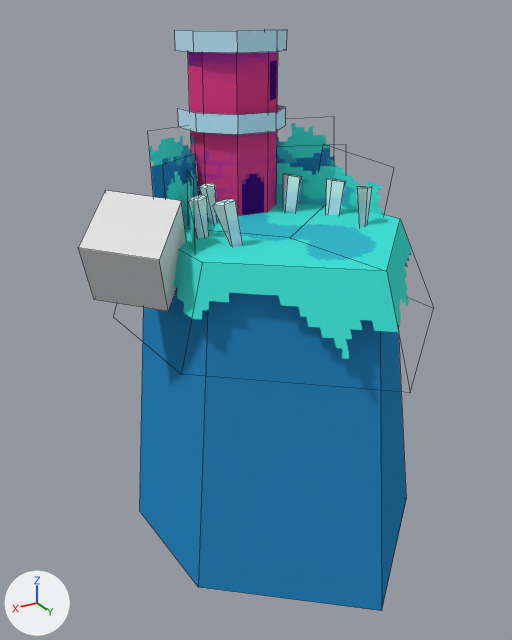
What one commit did to the Blender file assets/mod_lighthouse.blend.
Both versions are drawn from a 50 mm camera at (5.83, 8.81, 2.96) aimed at (0.73, 0.32, -1.28). The lights are fixed; the arrows at lower left show +X, +Y and +Z. Mesh edges are drawn as thin lines.

In view in the first picture: 'Cube', 'land'.
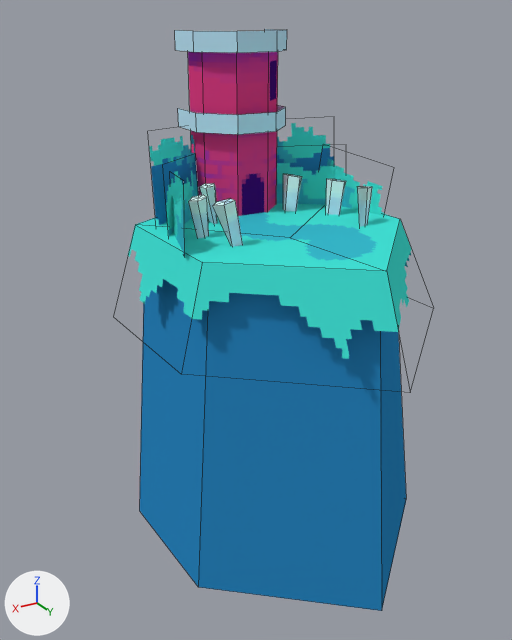
Edits to the scene script, one JSON object a line:
```json
{"block": "me_land_001", "where": "me_land_001.from_pydata(...)  # 154 vertices, 110 faces; spans x -2.21..2.41, y -5.3..2.75, z -3.01..2.16"}
{"block": "me_land_001", "where": "# used by ob_land; location = (0.0, 0.0, 0.0); rotation_euler = (1.571, 0.0, 0.0), in degrees (90, 0, 0)"}
{"block": "me_land_001", "change": "me_land_001 part 1"}
{"op": "set", "path": "me_land_001.vertices[30].co", "old": "(1.78, -0.04, -0.46)", "new": "(1.55, -0.18, 0.84)"}
{"op": "set", "path": "me_land_001.vertices[31].co", "old": "(1.71, 0.97, -0.36)", "new": "(1.48, 0.83, 0.93)"}
{"op": "set", "path": "me_land_001.vertices[32].co", "old": "(1.24, -0.2, 0.87)", "new": "(1.97, -0.02, -0.54)", "note": "not seen -> pixel (184, 257)"}
{"op": "set", "path": "me_land_001.vertices[33].co", "old": "(1.17, 0.8, 0.97)", "new": "(1.9, 0.99, -0.44)"}
{"op": "remove", "block": "ob_cube", "code": ["ob_cube = bpy.data.objects.new('Cube', me_cube_001)", "ob_cube.location = (2.44, 0.0, 0.0)", "ob_cube.rotation_euler = (-0.525, -0.0933, -0.719)  # degrees (-30, -5.3, -41)", "ob_cube.scale = (0.535, 0.535, 0.535)"]}
```

Location of each change, [x1, y1, x2, y2] in pixels of the pictures (512 x 640 px; the box of a moved part takes in the faces that stretch with it):
```json
{"object": "land", "change": "reshaped", "before": [139, 29, 412, 611], "after": [128, 29, 412, 611]}
{"object": "Cube", "change": "deleted", "before": [78, 190, 187, 311]}
{"part": 1, "of": "me_land_001", "change": "moved or reshaped", "before": [188, 186, 195, 250], "after": [172, 194, 185, 257]}
```
